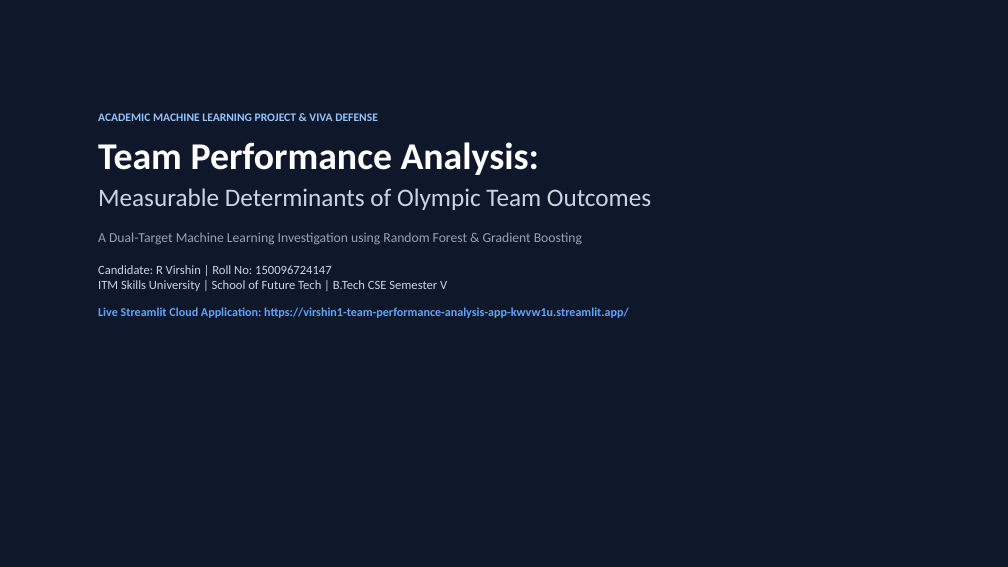
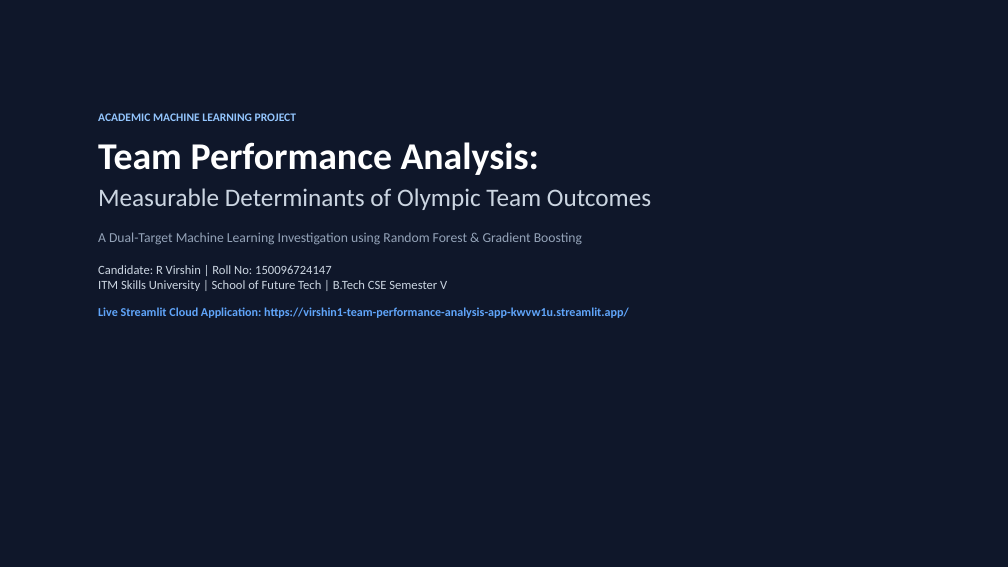
Before and after one commit to Virshin1/Team-Performance-Analysis, a slide deck: slide 1 of Olympic_Team_Performance_Presentation.pptx. Drawn at 1008x567 pixels with LibreOffice and Linux fonts; fonts in the diff are those of the drawing. Boxes give left, top, right and bottom in pixels: in the first picture for what was removed or moved away, otherwise in the second. Text is boxed around its words. In the diff, an @@ line names an element or a change of style, - is before the commit and + after.

Commit message:
Eliminate white box shape fills from presentation and remove examination defense wording from all deliverables

```diff
--- a/Olympic_Team_Performance_Presentation.pptx
+++ b/Olympic_Team_Performance_Presentation.pptx
@@ text at [98, 113, 297, 121]: text changed @@
-ACADEMIC MACHINE LEARNING PROJECT & VIVA DEFENSE
+ACADEMIC MACHINE LEARNING PROJECT
```
Also in this commit, not shown: 11 other slides changed, 1 other file.
